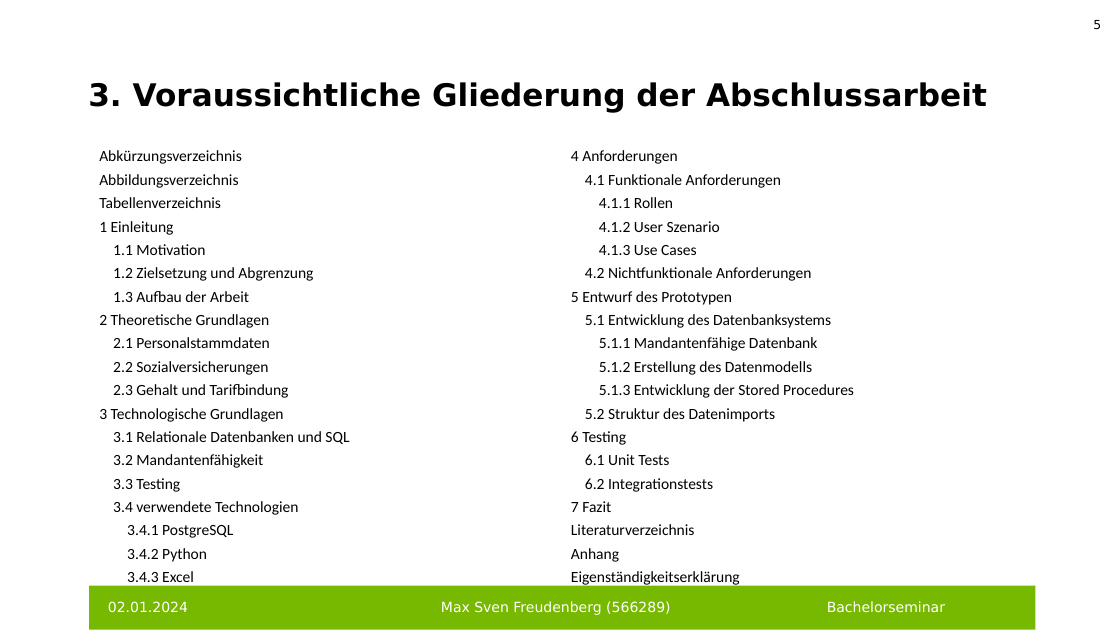
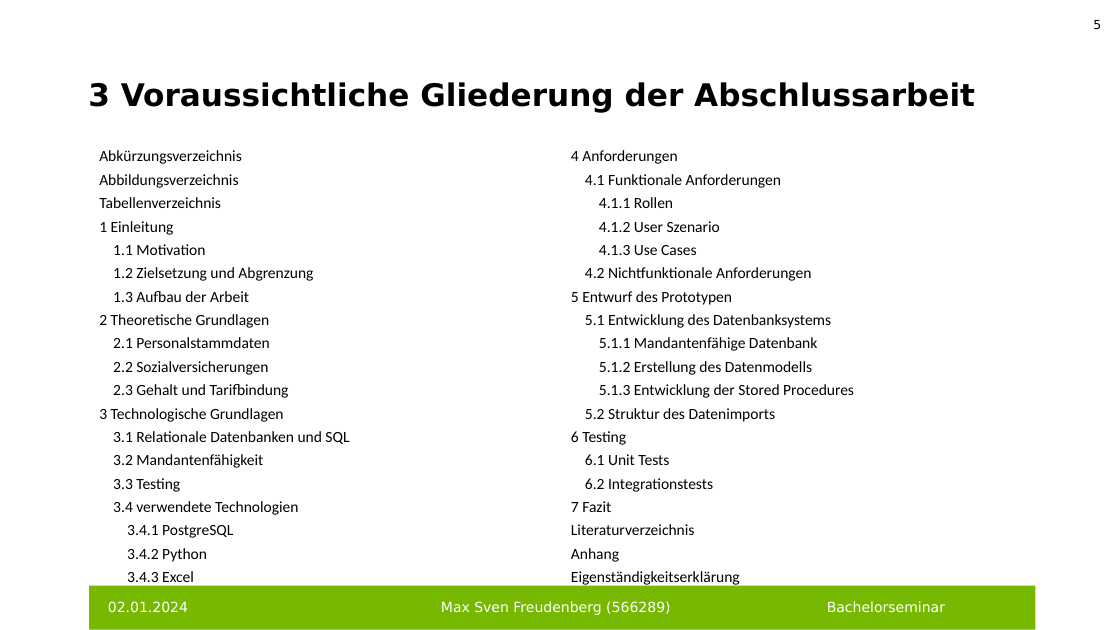
Before and after one commit to FreudenbergMax/Personalstammdatenbank, a slide deck: slide 5 of Präsentation Bacheloreminar Max Freudenberg.pptx. Drawn at 1120x630 pixels with LibreOffice and Linux fonts; fonts in the diff are those of the drawing; background and template pictures are left out. Boxes give left, top, right and bottom in pixels: in the first picture for what was removed or moved away, otherwise in the second. Text is boxed around its words. In the diff, an @@ line names an element or a change of style, - is before the commit and + after.

```diff
--- a/Präsentation Bacheloreminar Max Freudenberg.pptx
+++ b/Präsentation Bacheloreminar Max Freudenberg.pptx
@@ title at (88, 82, 975, 112): text changed @@
-3. Voraussichtliche Gliederung der Abschlussarbeit
+3 Voraussichtliche Gliederung der Abschlussarbeit
```
Also in this commit, not shown: 8 other slides changed, 1 slide added, 1 other file.
